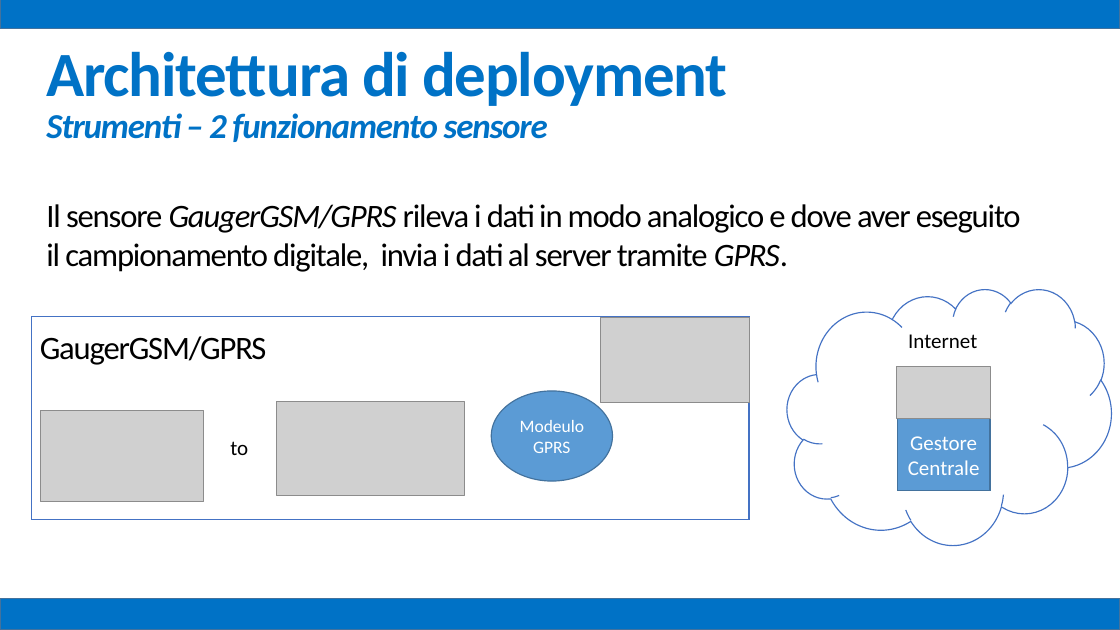
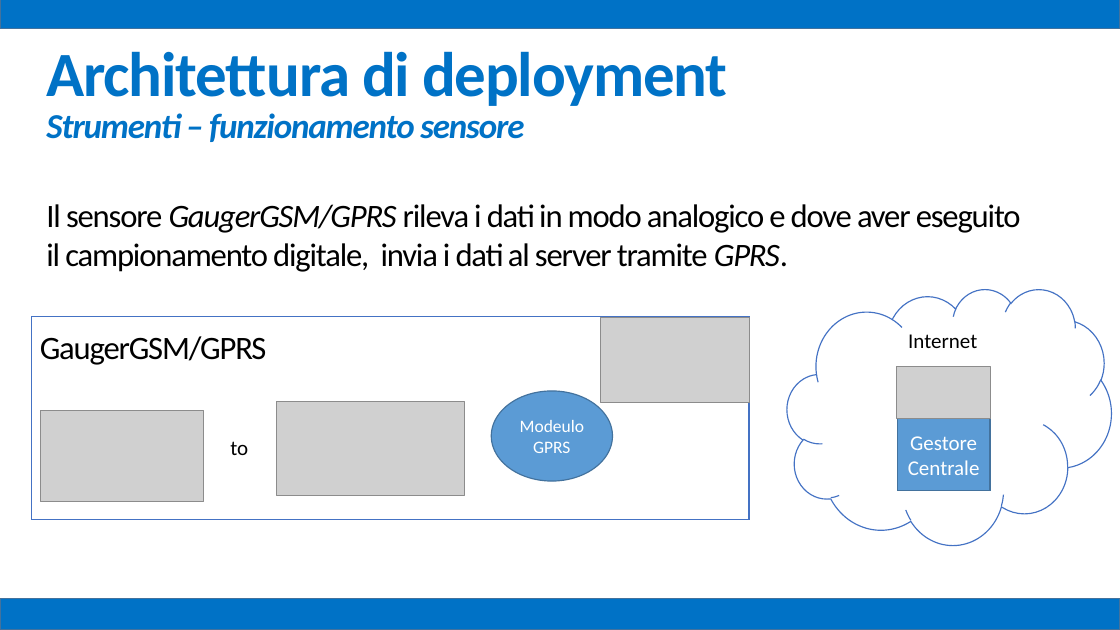
Before and after one commit to mz1991/ProgettoFebbraio2015, a slide deck: slide 42 of Febbraio 2015.pptx. Drawn at 1120x630 pixels with LibreOffice and Linux fonts; fonts in the diff are those of the drawing; grey boxes stand for pictures. Boxes give left, top, right and bottom in pixels: in the first picture for what was removed or moved away, otherwise in the second. Text is boxed around its words. In the diff, an @@ line names an element or a change of style, - is before the commit and + after.

```diff
--- a/Febbraio 2015.pptx
+++ b/Febbraio 2015.pptx
@@ text at (46,113,524,142): text changed @@
-Strumenti – 2 funzionamento sensore
+Strumenti – funzionamento sensore
```
Also in this commit, not shown: 24 other slides changed.
